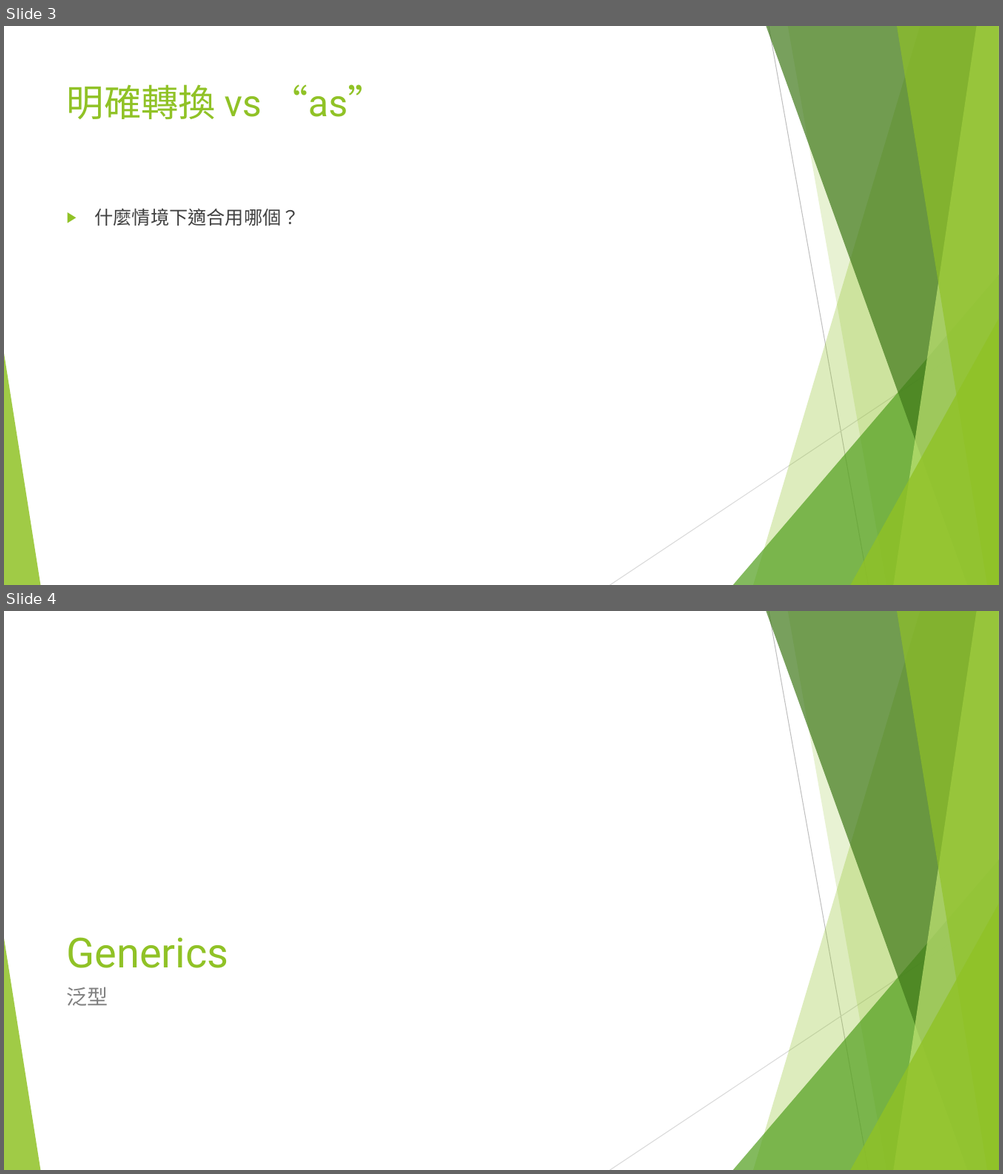
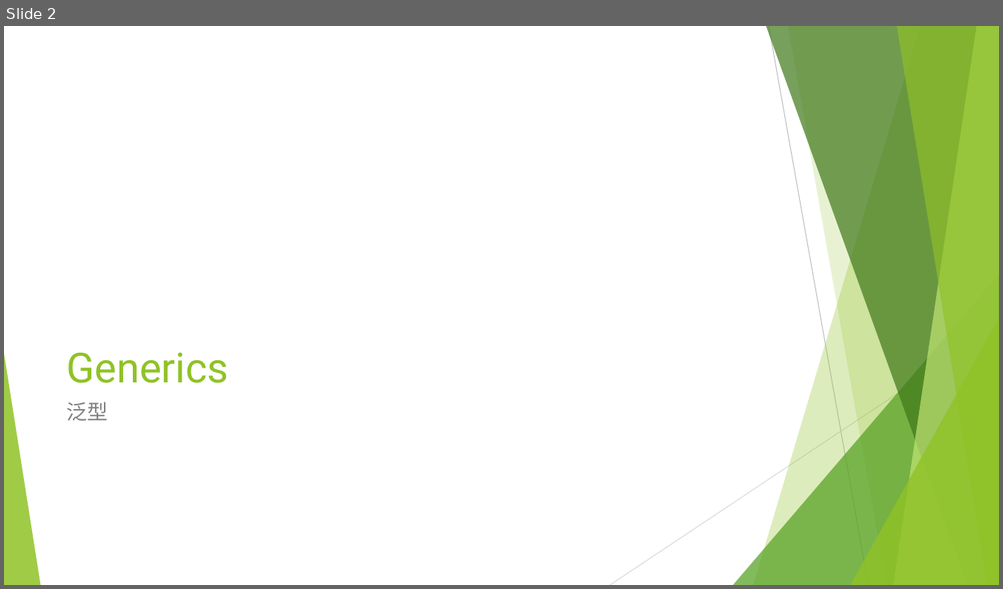
Before and after one commit to ianChen806/191124_CShaprer, a slide deck: CSharper_Generic.pptx. Shown one above the other, each under a label of ours: slides 3 and 4 before the commit, slide 2 after it. The pictures are 1003x1174 and 1003x589 pixels, drawn with LibreOffice and Linux fonts; fonts in the diff are those of the drawing. Boxes give left, top, right and bottom in pixels: in the first picture for what was removed or moved away, otherwise in the second. Text is boxed around its words. In the diff, an @@ line names an element or a change of style, - is before the commit and + after.

```diff
--- a/CSharper_Generic.pptx
+++ b/CSharper_Generic.pptx
@@ slide 3 removed at (4,26,999,585), background #FFFFFF; not listed: 10 template elements that a slide beside it also shows @@
@@ title removed at (67,84,385,119) @@
-明確轉換 vs “as”
@@ text removed at (95,209,300,226) @@
-▶ 什麼情境下適合用哪個？
@@ what was slide 4 is now slide 2 @@
```
Also in this commit, not shown: 2 slides changed, 1 other slide removed, 7 other files.
